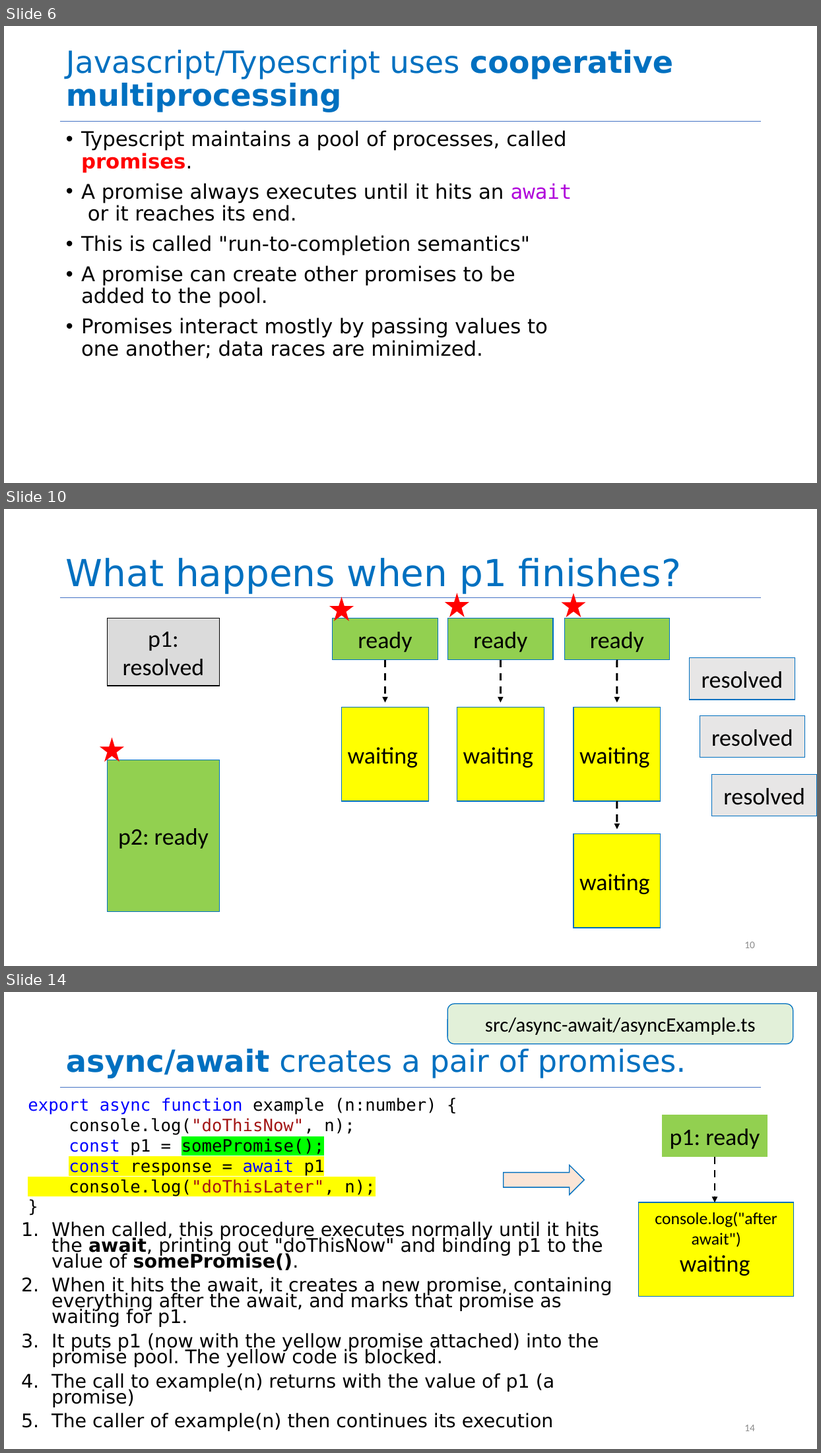
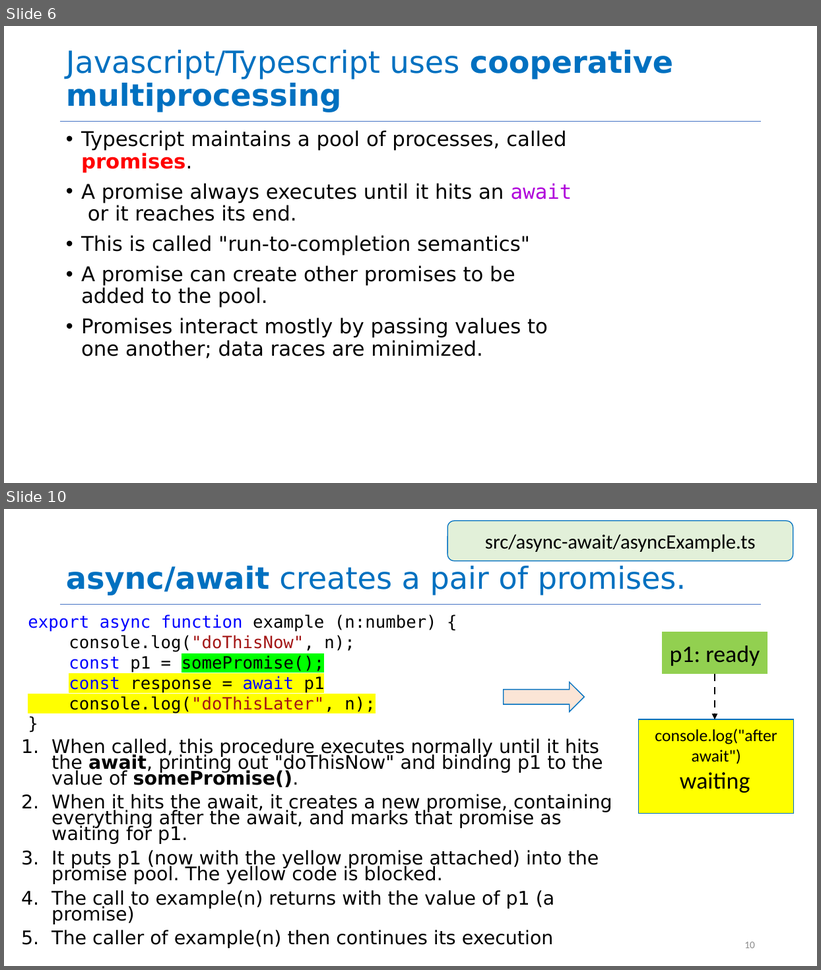
Before and after one commit to neu-se/CS4530-Fall-2024, a slide deck: Slides/Module 06 Concurrency Patterns in Typescript.pptx. Shown one above the other, each under a label of ours: slides 6, 10 and 14 before the commit, slides 6 and 10 after it; the slides between them are not shown. The pictures are 821x1453 and 821x970 pixels, drawn with LibreOffice and Linux fonts; fonts in the diff are those of the drawing. Boxes give left, top, right and bottom in pixels: in the first picture for what was removed or moved away, otherwise in the second. Text is boxed around its words. In the diff, an @@ line names an element or a change of style, - is before the commit and + after.

```diff
--- a/Slides/Module 06 Concurrency Patterns in Typescript.pptx
+++ b/Slides/Module 06 Concurrency Patterns in Typescript.pptx
@@ slide 10 removed at <box>4,509,817,966</box>, background #FFFFFF @@
@@ title removed at <box>66,558,681,594</box> @@
-What happens when p1 finishes?
@@ line removed from (60, 597) to (762, 597) @@
@@ star removed at <box>330,597,354,621</box> @@
@@ star removed at <box>445,593,469,618</box> @@
@@ star removed at <box>562,593,586,618</box> @@
@@ rectangle removed at <box>107,618,220,686</box> @@
-p1: resolved
@@ rectangle removed at <box>333,618,438,660</box> @@
-ready
@@ rectangle removed at <box>448,618,554,660</box> @@
-ready
@@ rectangle removed at <box>564,618,670,660</box> @@
-ready
@@ arrow removed from (385, 660) to (385, 703) @@
@@ arrow removed from (500, 660) to (500, 703) @@
@@ arrow removed from (617, 660) to (617, 703) @@
@@ rectangle removed at <box>690,658,795,700</box> @@
-resolved
@@ rectangle removed at <box>342,707,429,801</box> @@
-waiting
@@ rectangle removed at <box>457,707,545,801</box> @@
-waiting
@@ rectangle removed at <box>574,707,661,801</box> @@
-waiting
@@ rectangle removed at <box>700,716,805,758</box> @@
-resolved
@@ star removed at <box>100,738,124,762</box> @@
@@ rectangle removed at <box>107,760,220,912</box> @@
-p2: ready
@@ rectangle removed at <box>712,774,817,817</box> @@
-resolved
@@ arrow removed from (617, 801) to (617, 829) @@
@@ rectangle removed at <box>574,834,661,928</box> @@
-waiting
@@ page number removed at <box>745,942,755,949</box> @@
-10
@@ what was slide 14 is now slide 10 @@
@@ page number at <box>745,942,755,949</box>: text changed @@
-14
+10
```
Also in this commit, not shown: 5 slides changed, 2 slides added, 3 other slides removed, 1 other file.
